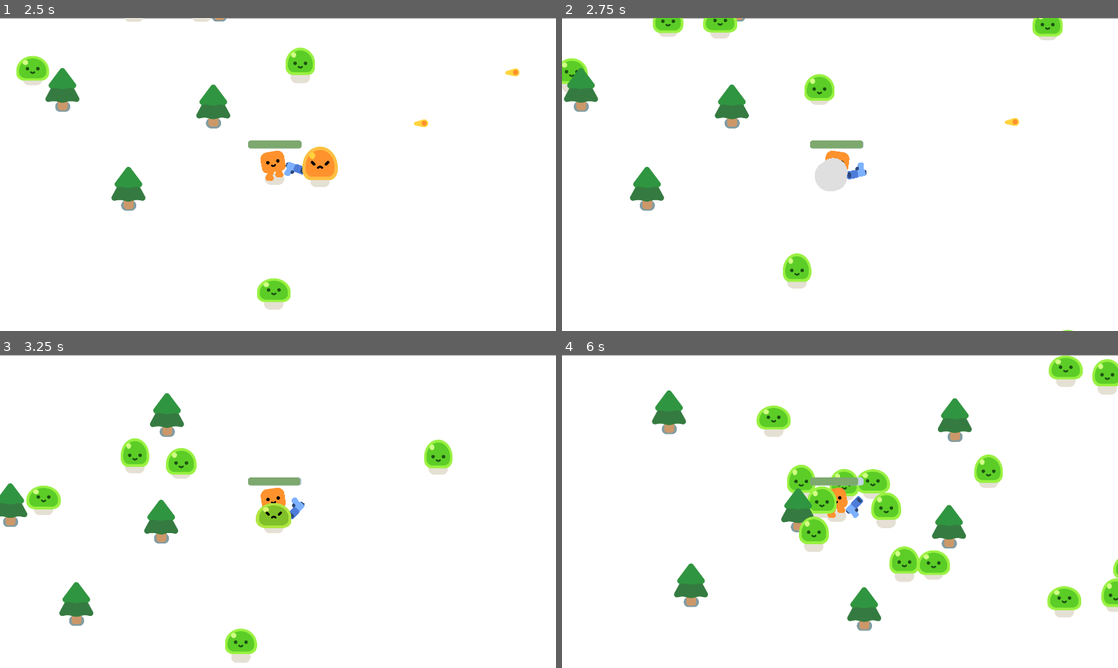
Above: before the commit, frames 1-4 (two rows, left to right).
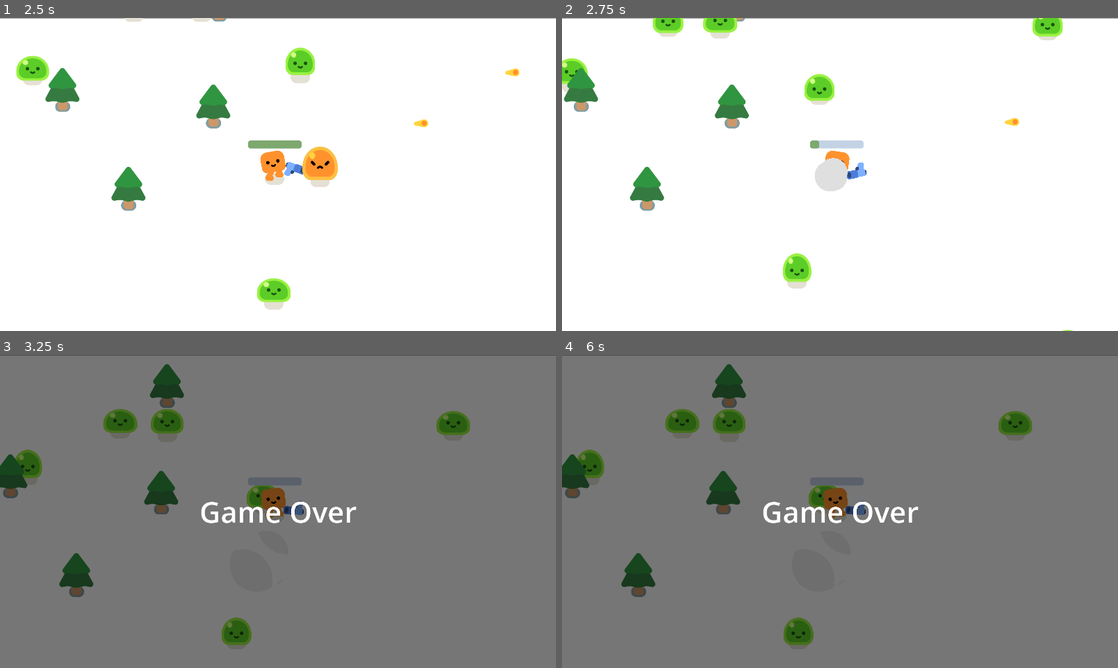
Above: after the commit, the same moments.

Repository: Emon2402/Erstes-Godot-Programm
Game: Godot game, scene res://survivorsgame.tscn
The game is run twice, just before and just after one commit, with the same random seed, the same clock (stepped at 60 frames per second) and the same inputs.
Inputs:
- Up to frame 1 (2.5 s): tap Enter at 0.5 s; hold D (move_right) 0.53-1.28 s; hold S (move_down) 1.28-2.03 s; hold D (move_right) from 2.03 s (still down)
- Up to frame 2 (2.75 s): keep holding D (move_right)
- Up to frame 3 (3.25 s): release D (move_right) at 2.78 s; hold W (move_up) from 2.78 s (still down)
- Up to frame 4 (6 s): release W (move_up) at 3.53 s; hold A (move_left) 3.53-5.03 s; hold S (move_down) 5.03-5.78 s; hold D (move_right) from 5.78 s (still down)

Frame 1 is identical in both runs. In frame 2, 0.2% of the frame differs, in the area x 45-55%, y 39-42%; in frame 3, 100%; in frame 4, 100%, in the area x 0-100%, y 0-100%.

Commit message:
miese sachen
anders mies

Diff:
--- a/player.gd
+++ b/player.gd
@@ -14,7 +14,7 @@
 	else:
 		$HappyBoo.play_idle_animation()
 
-	const DAMAGE_RATE = 5.0
+	const DAMAGE_RATE = 500.0
 	var overlapping_mobs = %HurtBox.get_overlapping_bodies()
 	if overlapping_mobs.size() > 0:
 		health -= DAMAGE_RATE * overlapping_mobs.size() * delta
Not shown, added: .gitignore
